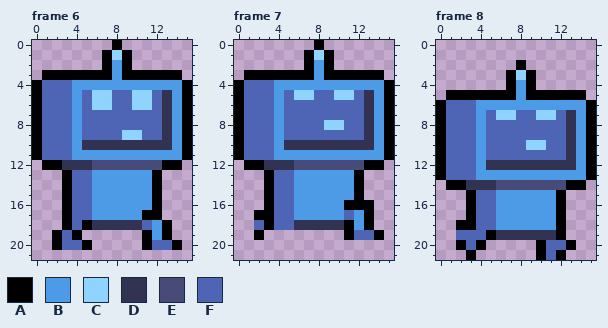
A pixel-art file gets an edit: assets/images/player/player_run.aseprite. The first picture shows the starting point.
16x22 pixels, 8 frames. Shown: frame 6, frame 7, frame 8. The commit also changed other frames, which this record leaves out.
Palette (. is transparent): A #000000  B #4d9be6  C #8fd3ff  D #323353  E #484a77  F #4d65b4
After:
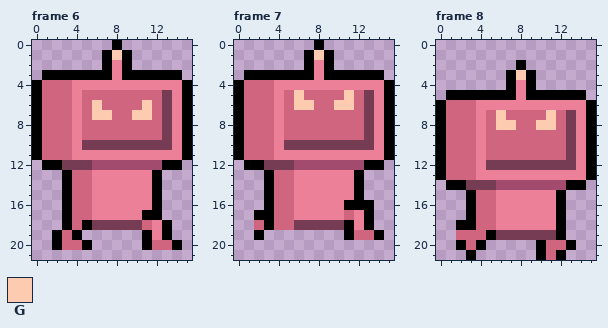
Colours new in this view: G #fdcbb0
From old to new:
layer "Player_3" now hidden
layer "Player_1" now shown
Colour B changes from #4d9be6 to #ed8099.
Colour D changes from #323353 to #753c54.
Colour E changes from #484a77 to #a24b6f.
Colour F changes from #4d65b4 to #cf657f.
Frame 6, layer "Player_1":
Colour F replaces colour C in row 5 at x 6 to 7 and 10 to 11; in row 6 at x 7 and 10; in row 9 at x 9 to 10.
Colour G replaces colour C in row 1 at x 8; in row 6 at x 6 and 11.
Colour G replaces colour F in row 7 at x 6 to 7 and 10 to 11.
Frame 7, layer "Player_1":
Colour F replaces colour C in row 5 at x 7 and 10; in row 8 at x 9 to 10.
Colour G replaces colour C in row 1 at x 8; in row 5 at x 6 and 11.
Colour G replaces colour F in row 6 at x 6 to 7 and 10 to 11.
Frame 8, layer "Player_1":
Colour F replaces colour C in row 7 at x 7 and 10; in row 10 at x 9 to 10.
Colour G replaces colour C in row 3 at x 8; in row 7 at x 6 and 11.
Colour G replaces colour F in row 8 at x 6 to 7 and 10 to 11.
Boxes around the changes in both pictures, in picture pixels (x1, y1, x2, y2):
changed: (42, 50, 182, 250)
changed: (244, 50, 384, 240)
changed: (446, 70, 586, 260)
